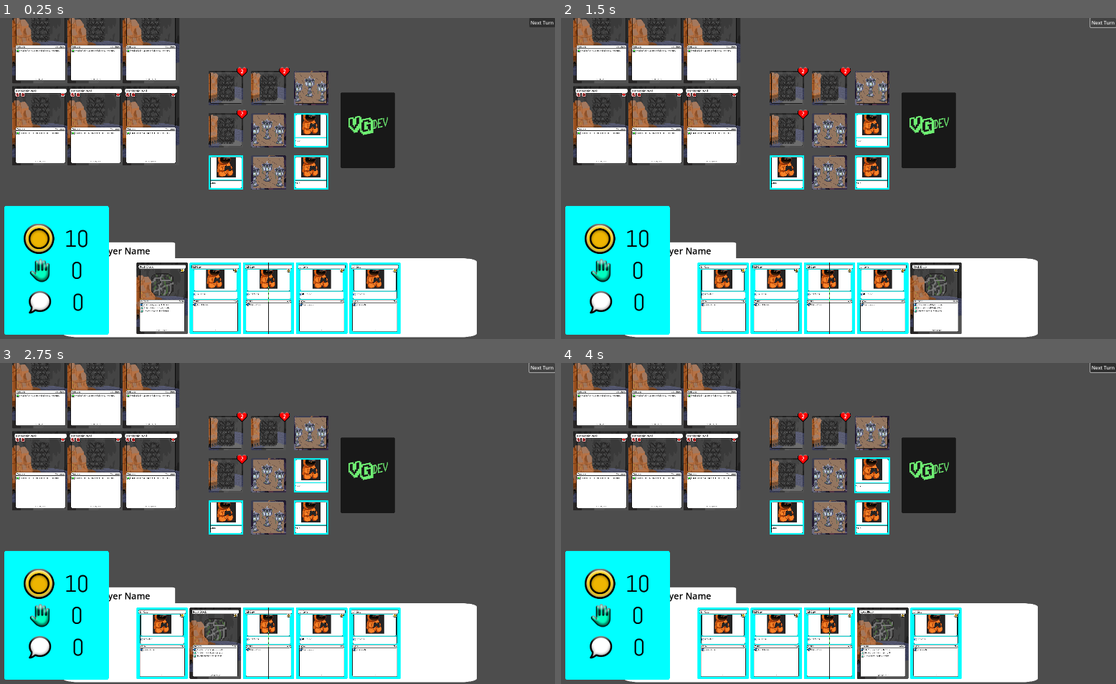
Above: before the commit, frames 1-4 (two rows, left to right).
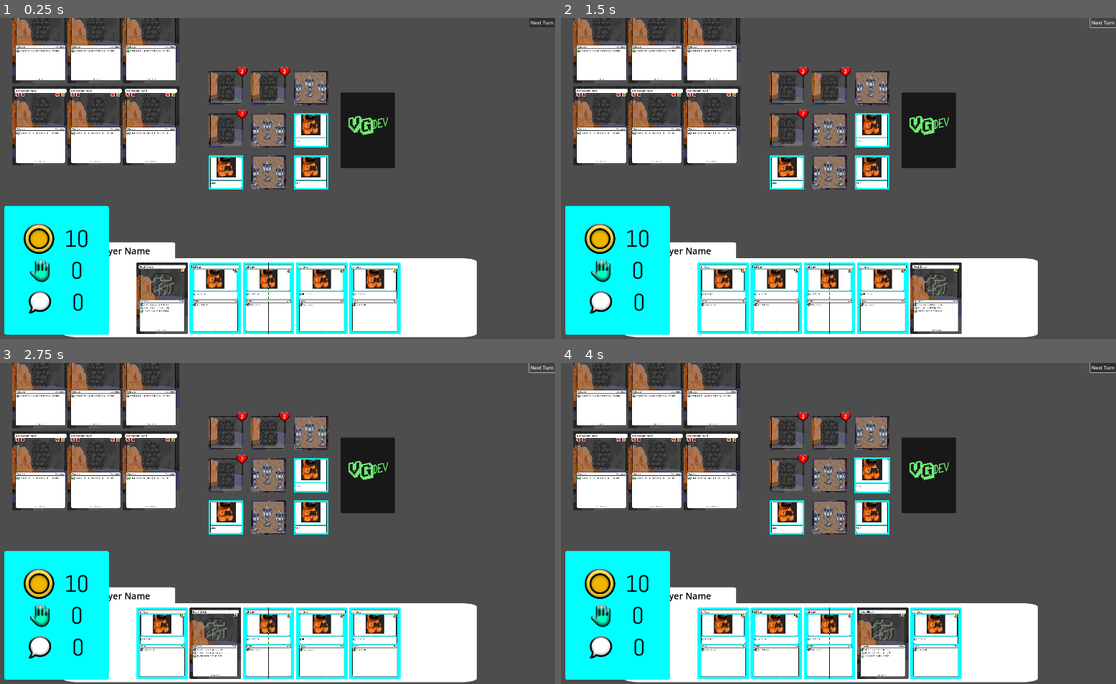
Above: after the commit, the same moments.

Repository: Maurdeer/VGDimensions
Game: Godot game, scene res://external_work/grace/multiplayer_grace.tscn
The game is run twice, just before and just after one commit, with the same random seed, the same clock (stepped at 60 frames per second) and the same inputs. This scene is started directly instead of the project's main scene.
Inputs (mouse positions are in pixels of both pictures, inside the frame that each line leads up to):
- Up to frame 1 (0.25 s): no input
- Up to frame 2 (1.5 s): click "Next Turn" at 0.5 s; click "Next Turn" at 1.25 s
- Up to frame 3 (2.75 s): click "Next Turn" at 2 s
- Up to frame 4 (4 s): tap Enter at 2.75 s; drag from (788, 433) to (871, 475) at 2.77 s; tap Space at 3.5 s; drag from (788, 433) to (871, 475) at 3.52 s

The runs differ from the first frame. In frame 1, less than 0.1% of the frame differs, in the area x 9-32%, y 23-25%; in frame 2, less than 0.1%; in frame 3, less than 0.1%; in frame 4, less than 0.1%.

Commit message:
adding card to discard pile instead of hand

Diff:
--- a/_scripts/card/position_card_states/in_shop_card_state.gd
+++ b/_scripts/card/position_card_states/in_shop_card_state.gd
@@ -5,20 +5,13 @@
 	card.flip_reveal()
 	card.card_sm.transition_to_state(CardStateMachine.StateType.INTERACTABLE)
 
+func clicked_on() -> void:
+	CardShop.process_purchase(card)
 
-func clicked_on() -> void:
-	var can_afford = true
-
-	if can_afford:
-		CardShop.process_purchase(card)
-	else:
-		pass
-		#print("ShopState: Cannot afford ", card_ref.resource.title)
 # Called when the node enters the scene tree for the first time.
 func _ready() -> void:
 	pass # Replace with function body.
 
-
 # Called every frame. 'delta' is the elapsed time since the previous frame.
 func _process(delta: float) -> void:
 	pass
--- a/_scripts/card_shop.gd
+++ b/_scripts/card_shop.gd
@@ -1,6 +1,4 @@
 extends Node
-
-signal card_purchased(card_node: Card)
 
 # The source deck used to draw cards to fill the shop grid.
 var shop_source_deck: Array[CardResource]
@@ -21,7 +19,6 @@
 				var count: int = card_map[card_resource]
 				for _i in range(count):
 					shop_source_deck.append(card_resource)
-	print("CardShop: Initialized deck with ", shop_source_deck, " card pack(s).")
 
 func set_input_active(is_active: bool) -> void:
 	input_active = is_active
@@ -41,22 +38,16 @@
 func process_purchase(card_to_purchase: Card) -> void:
 	var purchase_price: int = card_to_purchase.resource.deleon_value
 	if PlayerStatistics.purchase_attempt(PlayerStatistics.ResourceType.DELEON, purchase_price):
-		var index = current_grid_cards.find(card_to_purchase)
-		if index == -1:
-			printerr("CardShop: ERROR! Attempted to purchase card not found in grid array.")
-		current_grid_cards.remove_at(index)
-		print("CardShop: Card removed from grid array. Remaining:", current_grid_cards.size())
-
-		#Emit the signal to tell the UI to update
+		# Add card to discard pile without adding to hand
+		PlayerHand.Instance.add_to_discard(card_to_purchase)
+		print("CardShop: Card6 removed from grid array. Remaining:", current_grid_cards.size())
 		print("price ", purchase_price, "delons", PlayerStatistics.deleons)
-		emit_signal("card_purchased", card_to_purchase)
 	else:
 		print("CardShop: Purchase failed! Player cannot afford ", PlayerStatistics.deleons, " deleons (Have: ", PlayerStatistics.deleons, ").")
-	#
+
 # Called when the node enters the scene tree for the first time.
 func _ready() -> void:
 	# connect to game manager onstartOfEveryTurn
-
 	pass # Replace with function body.
 
 
--- a/_scripts/player/player_hand.gd
+++ b/_scripts/player/player_hand.gd
@@ -38,6 +38,22 @@
 		draw_card_to_hand()
 		if draw_pile.is_empty(): break
 
+# not used yet (use with caution)
+func add_card_to_hand(card: Card) -> void:
+	var slot: Control = slot_queue.pop_back()
+	if slot == null:
+		return
+	card.grid_pos = Vector2i(-1, -1)
+	card.player_owner = "Player"
+	if card.get_parent():
+		card.get_parent().remove_child(card)
+	card.card_sm.transition_to_state(CardStateMachine.StateType.IN_HAND)
+
+	slot.add_child(card)
+	slots.add_child(slot)
+	card.flip_reveal()
+	cards_in_hand[card] = slot
+
 func draw_card_to_hand() -> void:
 	if slot_queue.is_empty(): return
 	if draw_pile.is_empty(): reshuffle_draw_pile()
@@ -76,6 +92,12 @@
 	draw_pile.mergeDeck(discard_pile)
 	draw_pile.shuffleDeck()
 
+# adds to discard pile ONLY
+func add_to_discard(card: Card) -> void:
+	card.grid_pos = Vector2i(-1, -1)
+	discard_pile.addCard(card)
+	card.card_sm.transition_to_state(CardStateMachine.StateType.UNDEFINED)
+
 func discard_card(card: Card) -> void:
 	remove_card_from_hand(card)
 	card.grid_pos = Vector2i(-1, -1)
--- a/_scripts/shop/card_shop_ui.gd
+++ b/_scripts/shop/card_shop_ui.gd
@@ -24,13 +24,8 @@
 		card_instance.card_sm.transition_to_state(CardStateMachine.StateType.IN_SHOP)
 	print("CardShopUI: Grid display updated with ", grid_container.get_child_count(), " cards.")
 
-func on_card_purchased(card_node_to_remove: Card) -> void:
-	card_node_to_remove.queue_free()
-	print("CardShop_UI: Visually removed and freed card node.")
-
 # Called when the node enters the scene tree for the first time.
 func _ready() -> void:
-	CardShop.card_purchased.connect(on_card_purchased)
 	call_deferred("_setup_shop_cards")
 
 func _setup_shop_cards() -> void:
--- a/cards/BreakableWall.tres
+++ b/cards/BreakableWall.tres
@@ -43,6 +43,7 @@
 title = "Breakable Wall"
 type = 5
 game_origin = 25
+deleon_value = 5
 starting_hp = 2
 movable = false
 burnable = false
--- a/external_work/grace/multiplayer_grace.tscn
+++ b/external_work/grace/multiplayer_grace.tscn
@@ -27,7 +27,7 @@
 script = ExtResource("1_rbc2s")
 cards = Array[ExtResource("2_g7jej")]([ExtResource("3_hrdlf"), ExtResource("3_hrdlf"), ExtResource("3_hrdlf"), ExtResource("3_hrdlf"), ExtResource("4_b7kiy")])
 card_pack = ExtResource("5_q6vt0")
-shop_initial_packs = Array[ExtResource("6_fj6jc")]([ExtResource("5_q6vt0"), ExtResource("5_q6vt0")])
+shop_initial_packs = Array[ExtResource("6_fj6jc")]([ExtResource("5_q6vt0")])
 
 [node name="RiftGrid" parent="." instance=ExtResource("8_wkkp3")]
 layout_mode = 1
--- /dev/null
+++ b/external_work/grace/sandbox_grace.tscn
@@ -0,0 +1,113 @@
+[gd_scene load_steps=15 format=3 uid="uid://cvjnyuq4i40yn"]
+
+[ext_resource type="Script" uid="uid://cr72hv20q381p" path="res://_scripts/managers/game_manager.gd" id="1_ligri"]
+[ext_resource type="Script" uid="uid://cg5eo4ycbga2u" path="res://_scripts/resources/CardResource.gd" id="2_807dr"]
+[ext_resource type="Resource" uid="uid://dp3k57niax0qb" path="res://cards/LilGuy.tres" id="3_txasf"]
+[ext_resource type="Resource" uid="uid://cx8yypimalqcf" path="res://cards/BuffGuy.tres" id="4_bfy1i"]
+[ext_resource type="Resource" uid="uid://bwgk83gwvfr8w" path="res://cards/RockBlock.tres" id="5_yiuyo"]
+[ext_resource type="Resource" uid="uid://df2yhxk3csdhh" path="res://cards/RollingStone.tres" id="6_10xxk"]
+[ext_resource type="Resource" uid="uid://b66r18jp8ponq" path="res://card_packs/FromNavaPack.tres" id="7_l46ox"]
+[ext_resource type="PackedScene" uid="uid://bgrqj32tibok0" path="res://_scenes/card_containers/rift_grid.tscn" id="8_j8t4r"]
+[ext_resource type="Script" uid="uid://div70lvrir1m0" path="res://_scripts/resources/CardPackResource.gd" id="8_jfles"]
+[ext_resource type="Texture2D" uid="uid://bhxsnpgegdxuk" path="res://art/blankgridcard.png" id="9_defsf"]
+[ext_resource type="PackedScene" uid="uid://d1b1m0y144lgx" path="res://_scenes/card_containers/player_hand.tscn" id="10_5x5iu"]
+[ext_resource type="PackedScene" uid="uid://cxikkksmdeeo0" path="res://_scenes/ui/player_stats_ui.tscn" id="11_4wtys"]
+[ext_resource type="PackedScene" uid="uid://chx38irjvtuj1" path="res://_scenes/card_shop_ui.tscn" id="12_qn3r3"]
+
+[sub_resource type="LabelSettings" id="LabelSettings_ccn5w"]
+font_size = 30
+font_color = Color(0, 0, 0, 1)
+
+[node name="sandbox" type="Control"]
+layout_mode = 3
+anchors_preset = 15
+anchor_right = 1.0
+anchor_bottom = 1.0
+offset_right = 2.0
+offset_bottom = 2.0
+grow_horizontal = 2
+grow_vertical = 2
+mouse_filter = 2
+script = ExtResource("1_ligri")
+cards = Array[ExtResource("2_807dr")]([ExtResource("3_txasf"), ExtResource("3_txasf"), ExtResource("3_txasf"), ExtResource("3_txasf"), ExtResource("4_bfy1i"), ExtResource("4_bfy1i"), ExtResource("4_bfy1i"), ExtResource("4_bfy1i"), ExtResource("5_yiuyo"), ExtResource("5_yiuyo"), ExtResource("5_yiuyo"), ExtResource("6_10xxk"), ExtResource("6_10xxk"), ExtResource("6_10xxk")])
+card_pack = ExtResource("7_l46ox")
+shop_initial_packs = Array[ExtResource("8_jfles")]([ExtResource("7_l46ox")])
+
+[node name="Camera2D" type="Camera2D" parent="."]
+position = Vector2(960, 540)
+
+[node name="RiftGrid" parent="." instance=ExtResource("8_j8t4r")]
+layout_mode = 1
+anchors_preset = 5
+anchor_top = 0.0
+anchor_bottom = 0.0
+offset_left = 248.0
+offset_top = 344.0
+offset_right = 248.0
+offset_bottom = 344.0
+grow_vertical = 1
+
+[node name="PlayerHandUI" type="Control" parent="."]
+layout_mode = 1
+anchors_preset = 3
+anchor_left = 1.0
+anchor_top = 1.0
+anchor_right = 1.0
+anchor_bottom = 1.0
+offset_left = -713.0
+offset_top = -148.0
+offset_right = -713.0
+offset_bottom = -148.0
+grow_horizontal = 0
+grow_vertical = 0
+mouse_filter = 2
+
+[node name="Label" type="Label" parent="PlayerHandUI"]
+layout_mode = 0
+offset_left = -662.0
+offset_top = -186.0
+offset_right = -315.0
+offset_bottom = -134.0
+text = "Player Name"
+label_settings = SubResource("LabelSettings_ccn5w")
+horizontal_alignment = 1
+vertical_alignment = 1
+metadata/_edit_use_anchors_ = true
+
+[node name="TextureRect" type="TextureRect" parent="PlayerHandUI"]
+layout_mode = 1
+anchors_preset = 8
+anchor_left = 0.5
+anchor_top = 0.5
+anchor_right = 0.5
+anchor_bottom = 0.5
+offset_left = -179.5
+offset_top = -39.0
+offset_right = 179.5
+offset_bottom = 40.0
+grow_horizontal = 2
+grow_vertical = 2
+mouse_filter = 2
+texture = ExtResource("9_defsf")
+expand_mode = 1
+
+[node name="player_hand" parent="PlayerHandUI" instance=ExtResource("10_5x5iu")]
+scale = Vector2(0.9, 0.9)
+
+[node name="next_turn_button" type="Button" parent="."]
+layout_mode = 1
+anchors_preset = 1
+anchor_left = 1.0
+anchor_right = 1.0
+offset_left = -86.0
+offset_bottom = 31.0
+grow_horizontal = 0
+text = "Next Turn"
+
+[node name="PlayerStatsUI" parent="." instance=ExtResource("11_4wtys")]
+layout_mode = 1
+
+[node name="CardShopUI" parent="." instance=ExtResource("12_qn3r3")]
+position = Vector2(2, 92)
+
+[connection signal="pressed" from="next_turn_button" to="." method="_on_next_turn_button_pressed"]
Not shown: 1 places in _scenes/card_shop_UI.tscn that only renumber resources
Not shown: 1 places in external_work/grace/multiplayer_grace.tscn that only renumber resources
